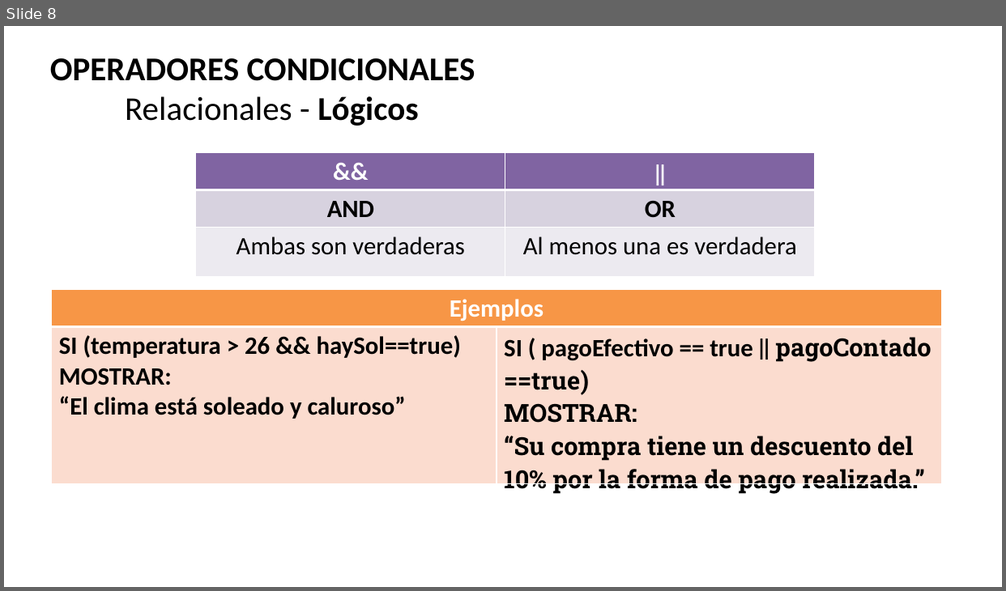
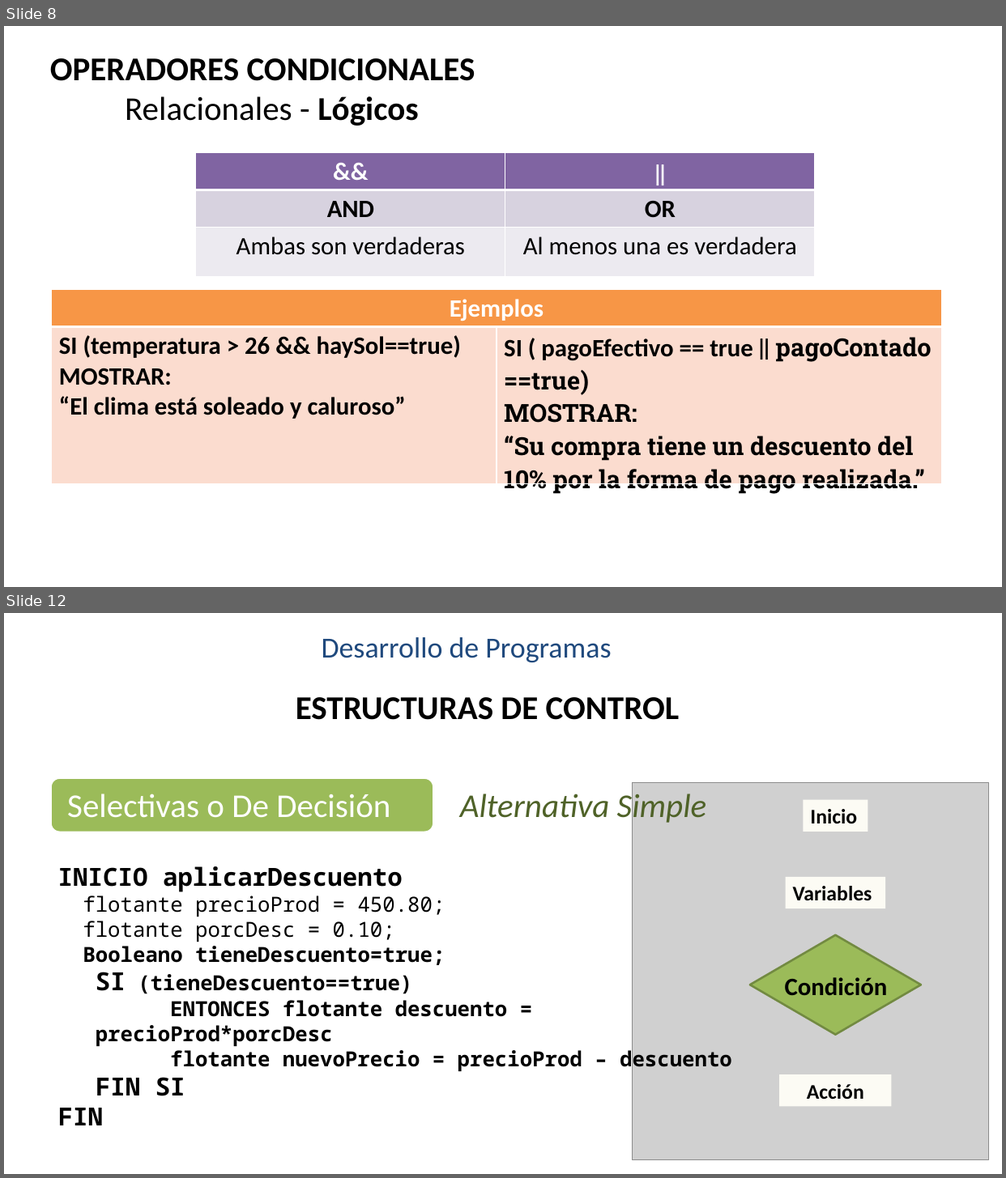
Before and after one commit to 111milprogramadoresLujan/Primer-Ciclo, a slide deck: Elementos de un Programa.pptx. Shown one above the other, each under a label of ours: slide 8 before the commit, slides 8 and 12 after it; the slides between them are not shown. The pictures are 1006x591 and 1006x1178 pixels, drawn with LibreOffice and Linux fonts; fonts in the diff are those of the drawing; grey boxes stand for pictures; background and template pictures are left out. Boxes give left, top, right and bottom in pixels: in the first picture for what was removed or moved away, otherwise in the second. Text is boxed around its words. In the diff, an @@ line names an element or a change of style, - is before the commit and + after.

```diff
--- a/Elementos de un Programa.pptx
+++ b/Elementos de un Programa.pptx
@@ slide 12 added at [4,613,1002,1174], background #FFFFFF @@
@@ text added at [322,637,611,662], 28 pt, text #1F497D @@
+Desarrollo de Programas
@@ text added at [296,697,679,720], 32 pt, text #000000, bold @@
+ESTRUCTURAS DE CONTROL
@@ rounded rectangle added at [50,777,434,833], fill #9BBB59, outline #FFFFFF 2 pt @@
@@ text added at [67,794,390,818], 32 pt, text #FFFFFF @@
+Selectivas o De Decisión
@@ text added at [460,790,707,825], 32 pt, text #4F6228, italic @@
+Alternativa Simple
@@ text added at [58,867,732,1126], 20 pt, text #000000, bold @@
+INICIO aplicarDescuento
+flotante precioProd = 450.80;
+flotante porcDesc = 0.10;
+Booleano tieneDescuento=true;
+SI (tieneDescuento==true)
+  ENTONCES flotante descuento = precioProd*porcDesc
+  flotante nuevoPrecio = precioProd – descuento
+  FIN SI
+FIN
@@ group added at [632,783,989,1161]: 3 rectangles, 1 picture, 1 diamond, 1 text @@
+Inicio
+Variables
+Acción
+Condición
```
Also in this commit, not shown: 5 other slides added.
